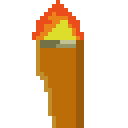
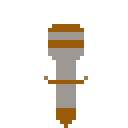
Layered file, before and after one edit (128 × 128). Changes by layer:
removed layer "Layer #2" over [32, 0, 84, 40]
removed layer "Layer #1" over [36, 40, 84, 128]
added layer "Layer 2" above "Layer 1" over [44, 24, 88, 128]
